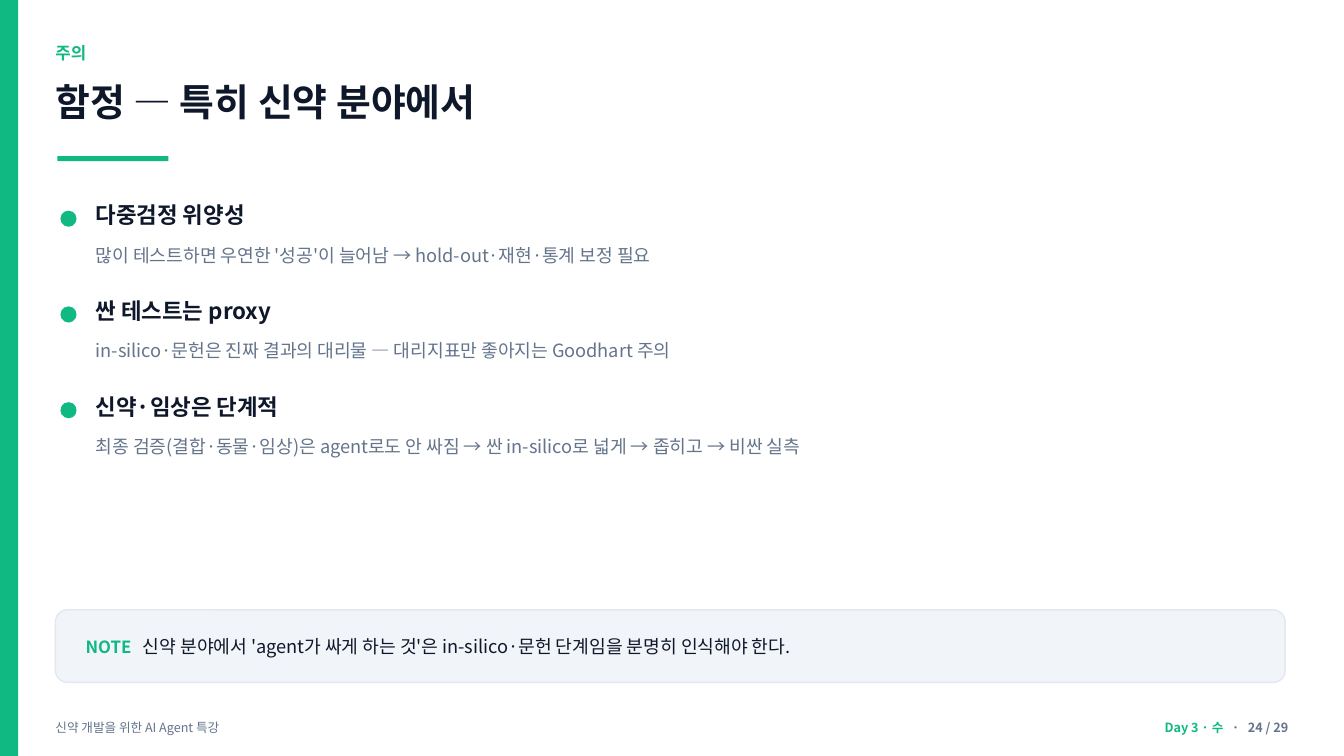
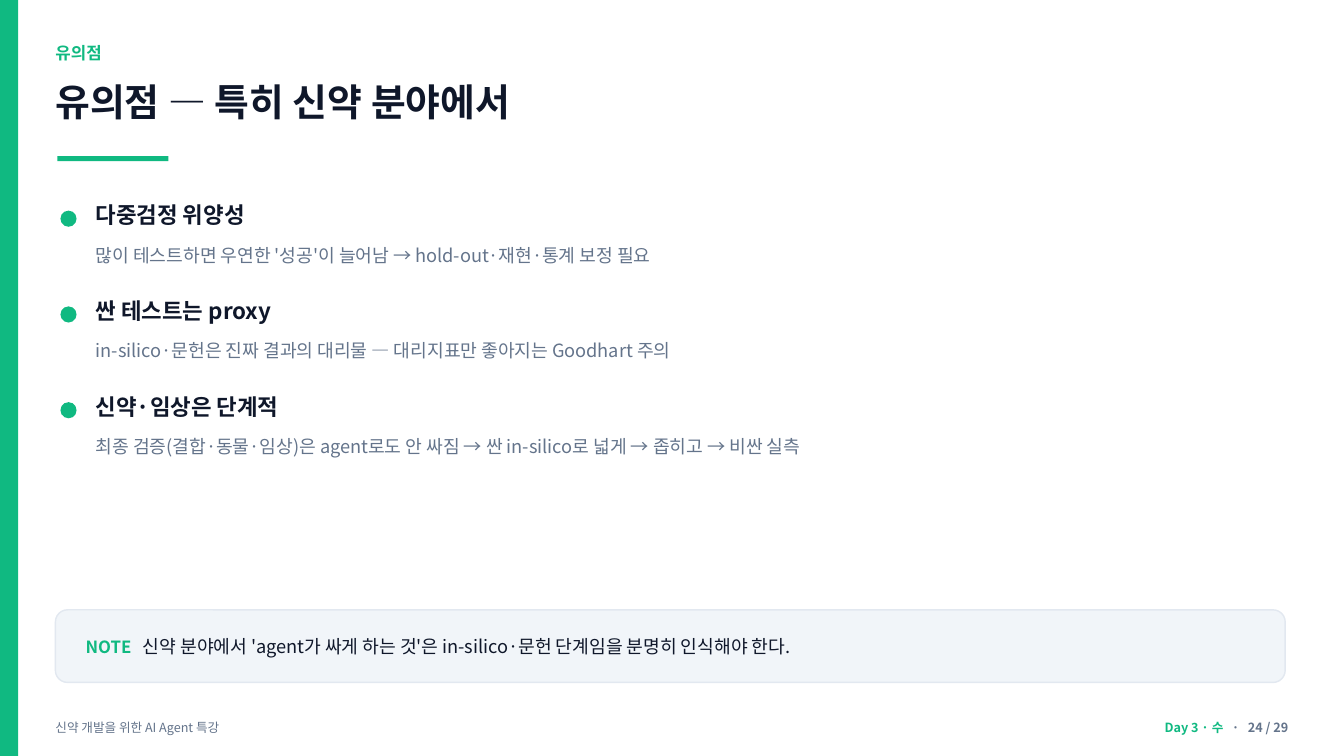
Before and after one commit to jyshin-22/wku-ai-agent-program, a slide deck: slide 24 of slides/day3.pptx. Drawn at 1344x756 pixels with LibreOffice and Linux fonts; fonts in the diff are those of the drawing. Boxes give left, top, right and bottom in pixels: in the first picture for what was removed or moved away, otherwise in the second. Text is boxed around its words. In the diff, an @@ line names an element or a change of style, - is before the commit and + after.

```diff
--- a/slides/day3.pptx
+++ b/slides/day3.pptx
@@ text at (x1=55, y1=45, x2=101, y2=61): text changed @@
-주의
+유의점
@@ text at (x1=55, y1=84, x2=510, y2=120): text changed @@
-함정 — 특히 신약 분야에서
+유의점 — 특히 신약 분야에서
```
Also in this commit, not shown: 2 other slides changed, 8 other files.
